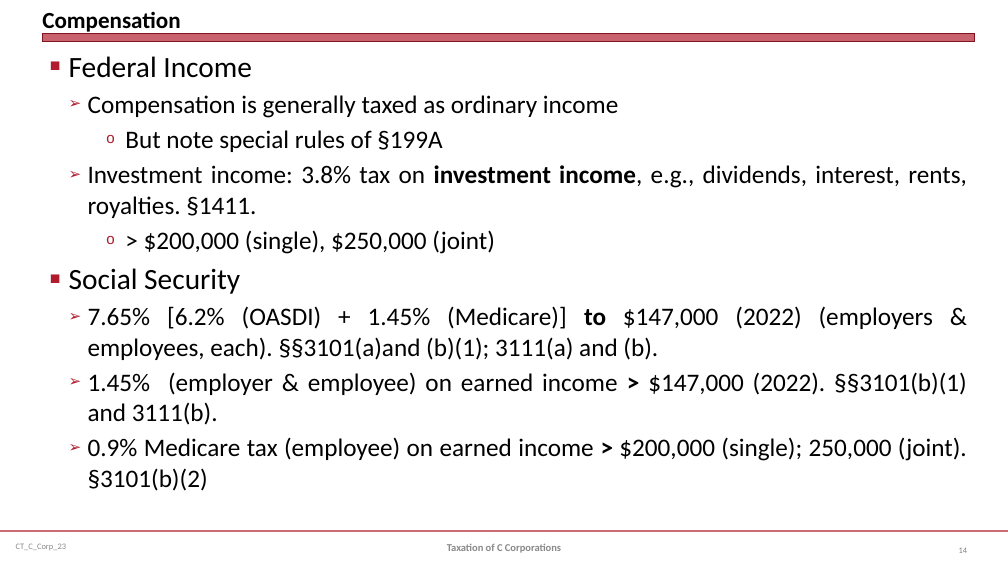
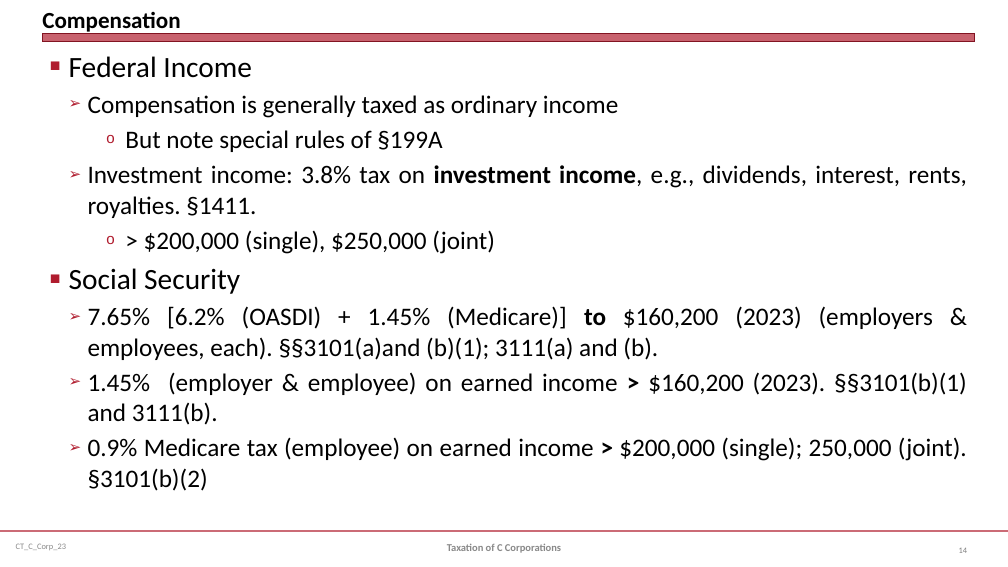
Before and after one commit to jmc877/Corporate-Tax, a slide deck: slide 14 of slides/CT_C_Corp_23.pptx. Drawn at 1008x567 pixels with LibreOffice and Linux fonts; fonts in the diff are those of the drawing. Boxes give left, top, right and bottom in pixels: in the first picture for what was removed or moved away, otherwise in the second. Text is boxed around its words. In the diff, an @@ line names an element or a change of style, - is before the commit and + after.

```diff
--- a/slides/CT_C_Corp_23.pptx
+++ b/slides/CT_C_Corp_23.pptx
@@ text at bbox=[88, 306, 967, 425]: text changed @@
-  ➢ 7.65% [6.2% (OASDI) + 1.45% (Medicare)] to $147,000 (2022) (employers & employees, each). §§3101(a)and (b)(1); 3111(a) and (b).
-  ➢ 1.45% (employer & employee) on earned income > $147,000 (2022). §§3101(b)(1) and 3111(b).
+  ➢ 7.65% [6.2% (OASDI) + 1.45% (Medicare)] to $160,200 (2023) (employers & employees, each). §§3101(a)and (b)(1); 3111(a) and (b).
+  ➢ 1.45% (employer & employee) on earned income > $160,200 (2023). §§3101(b)(1) and 3111(b).
```
Also in this commit, not shown: 7 other slides changed, 6 slides added.
